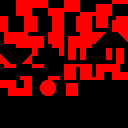
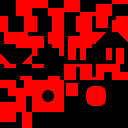
Before/after of a 128×128 layered artwork. What changed in the layer stack:
painted on "Collision" over [0, 80, 106, 128]
